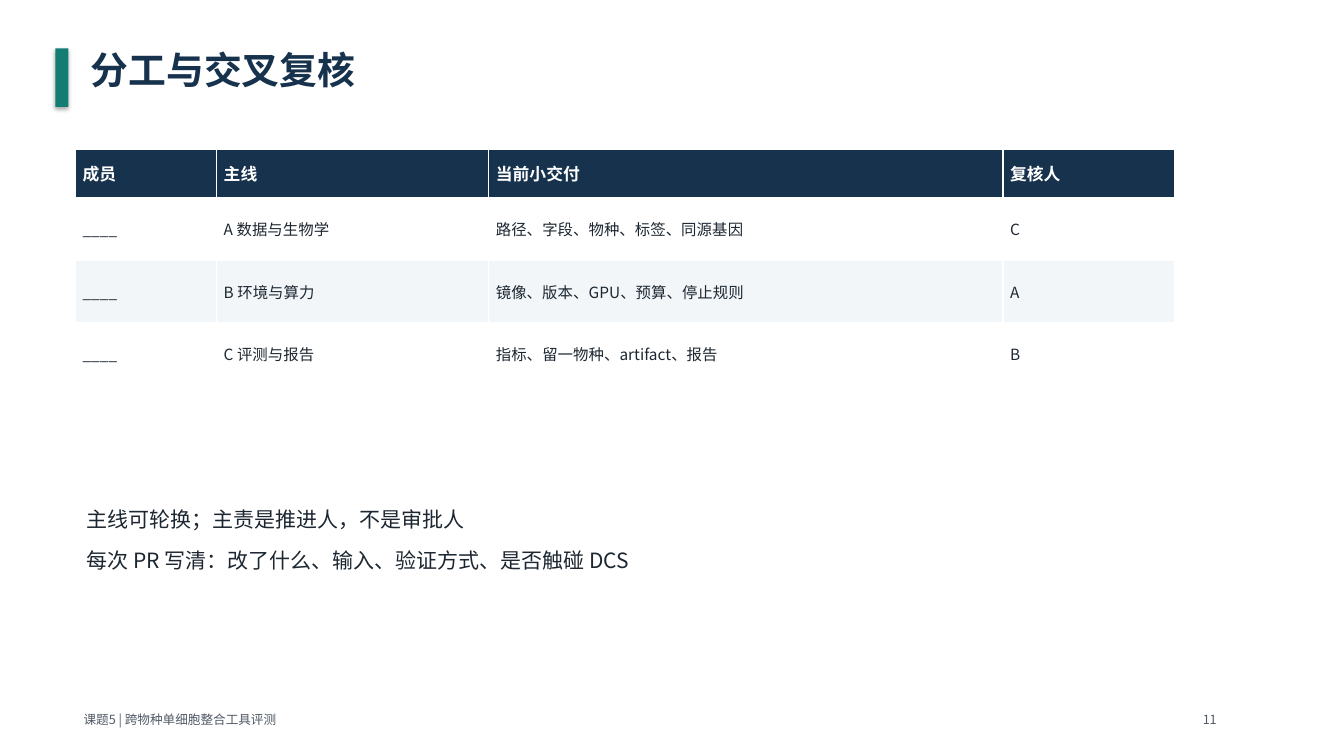
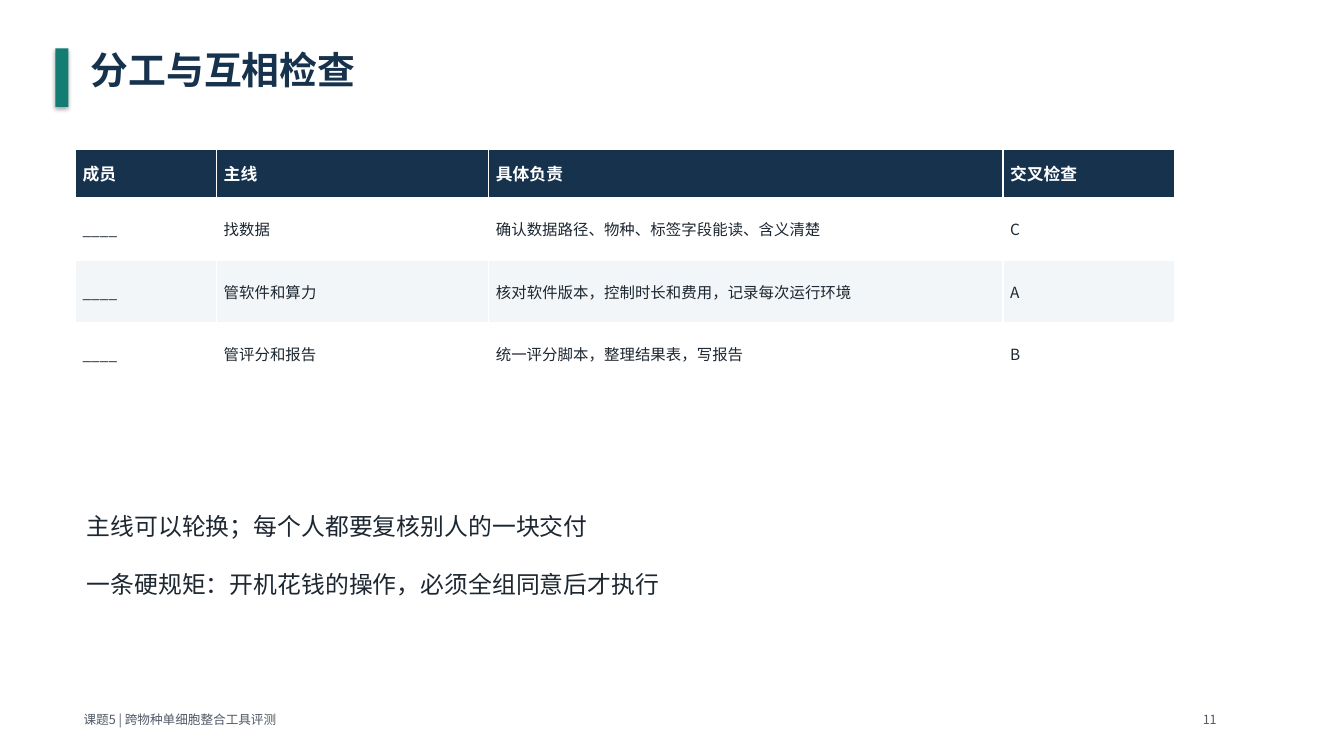
Before and after one commit to bernis-web/course5-prep, a slide deck: slide 11 of deliverables/course5-monday-presentation.pptx. Drawn at 1344x756 pixels with LibreOffice and Linux fonts; fonts in the diff are those of the drawing. Boxes give left, top, right and bottom in pixels: in the first picture for what was removed or moved away, otherwise in the second. Text is boxed around its words. In the diff, an @@ line names an element or a change of style, - is before the commit and + after.

```diff
--- a/deliverables/course5-monday-presentation.pptx
+++ b/deliverables/course5-monday-presentation.pptx
@@ text at (x1=91, y1=51, x2=356, y2=88): text changed @@
-分工与交叉复核
+分工与互相检查
@@ table at (x1=76, y1=149, x2=1175, y2=385) @@
-row 1, column 3: 当前小交付
+row 1, column 3: 具体负责
-row 1, column 4: 复核人
+row 1, column 4: 交叉检查
-row 2, column 2: A 数据与生物学
+row 2, column 2: 找数据
-row 2, column 3: 路径、字段、物种、标签、同源基因
+row 2, column 3: 确认数据路径、物种、标签字段能读、含义清楚
-row 3, column 2: B 环境与算力
+row 3, column 2: 管软件和算力
-row 3, column 3: 镜像、版本、GPU、预算、停止规则
+row 3, column 3: 核对软件版本，控制时长和费用，记录每次运行环境
-row 4, column 2: C 评测与报告
+row 4, column 2: 管评分和报告
-row 4, column 3: 指标、留一物种、artifact、报告
+row 4, column 3: 统一评分脚本，整理结果表，写报告
@@ text at (x1=87, y1=515, x2=659, y2=596): text changed; size 15 to 17 pt @@
-主线可轮换；主责是推进人，不是审批人
-每次 PR 写清：改了什么、输入、验证方式、是否触碰 DCS
+主线可以轮换；每个人都要复核别人的一块交付
+一条硬规矩：开机花钱的操作，必须全组同意后才执行
```
Also in this commit, not shown: 5 other slides changed, 7 slides added, 7 slides removed, 2 other files.
